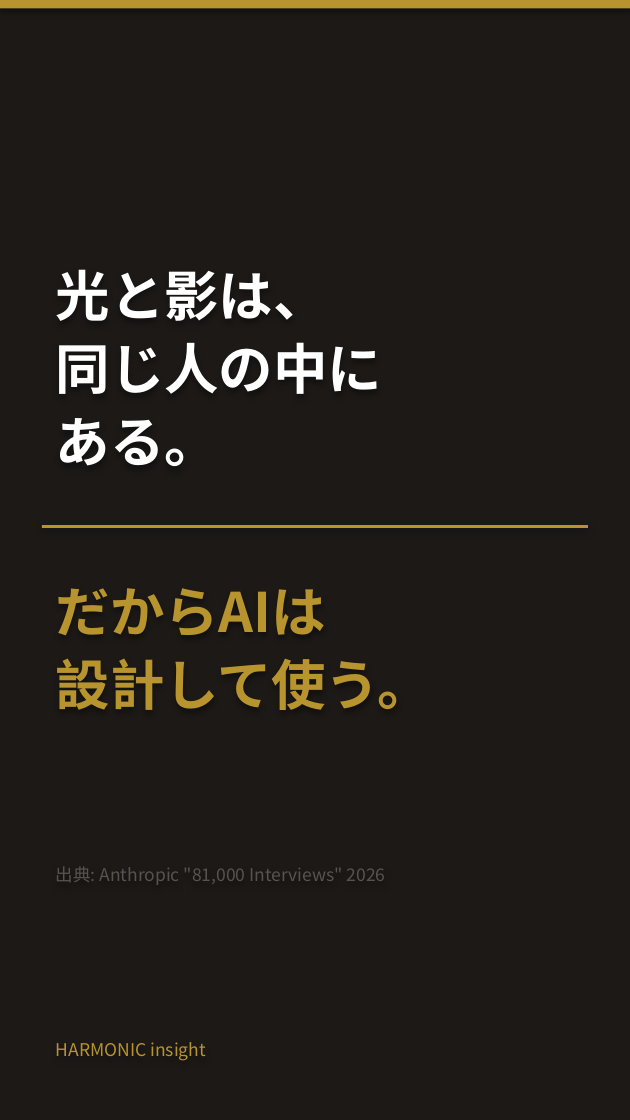
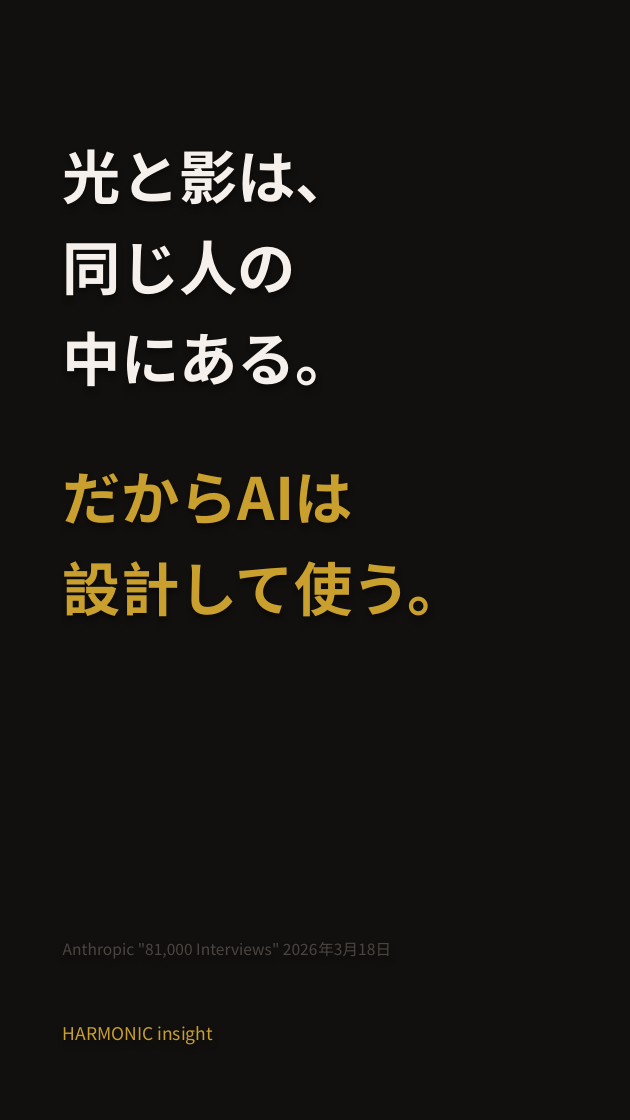
Before and after one commit to HarmonicInsight/harmonic-marketing, a slide deck: slide 5 of content/youtube/shorts/SHORT_NEWS_03_anthropic_light_shade.pptx. Drawn at 630x1120 pixels with LibreOffice and Linux fonts; fonts in the diff are those of the drawing. Boxes give left, top, right and bottom in pixels: in the first picture for what was removed or moved away, otherwise in the second. Text is boxed around its words. In the diff, an @@ line names an element or a change of style, - is before the commit and + after.

```diff
--- a/content/youtube/shorts/SHORT_NEWS_03_anthropic_light_shade.pptx
+++ b/content/youtube/shorts/SHORT_NEWS_03_anthropic_light_shade.pptx
@@ background #1C1917 to #12100E @@
@@ rectangle removed at box(0, 0, 630, 8) @@
@@ text "光と影は、": place and size @@
-text "光と影は、" at box(56, 269, 382, 466)
+text "光と影は、" at box(63, 149, 355, 386)
@@ text at box(63, 149, 355, 204): size 28 to 30 pt, text colour #FFFFFF to #F5F0EB in "光と影は、"; line spacing 1 to 1.3; less space between paragraphs @@
@@ text at box(63, 240, 355, 386): text changed; size 28 to 30 pt; text colour #FFFFFF to #F5F0EB @@
-同じ人の中に
-ある。
+同じ人の
+中にある。
@@ text "だからAIは": place and size @@
-text "だからAIは" at box(56, 588, 432, 710)
+text "だからAIは" at box(63, 473, 466, 617)
@@ text "だからAIは" at box(63, 473, 466, 617): size 28 to 30 pt, text colour #B8942F to #C9A02D; line spacing 1 to 1.3; less space between paragraphs @@
@@ rectangle removed at box(42, 525, 588, 528) @@
@@ text at box(63, 942, 391, 958): text changed; size 9 to 8 pt; text colour #57534E to #4A4540 @@
-出典: Anthropic "81,000 Interviews" 2026
+Anthropic "81,000 Interviews" 2026年3月18日
@@ text "HARMONIC insight": place and size @@
-text "HARMONIC insight" at box(56, 1042, 206, 1061)
+text "HARMONIC insight" at box(63, 1026, 213, 1045)
@@ text "HARMONIC insight" at box(63, 1026, 213, 1045): text colour #B8942F to #C9A02D; line spacing 1 to 1.3 @@
```
Also in this commit, not shown: 4 other slides changed, 3 other files.
